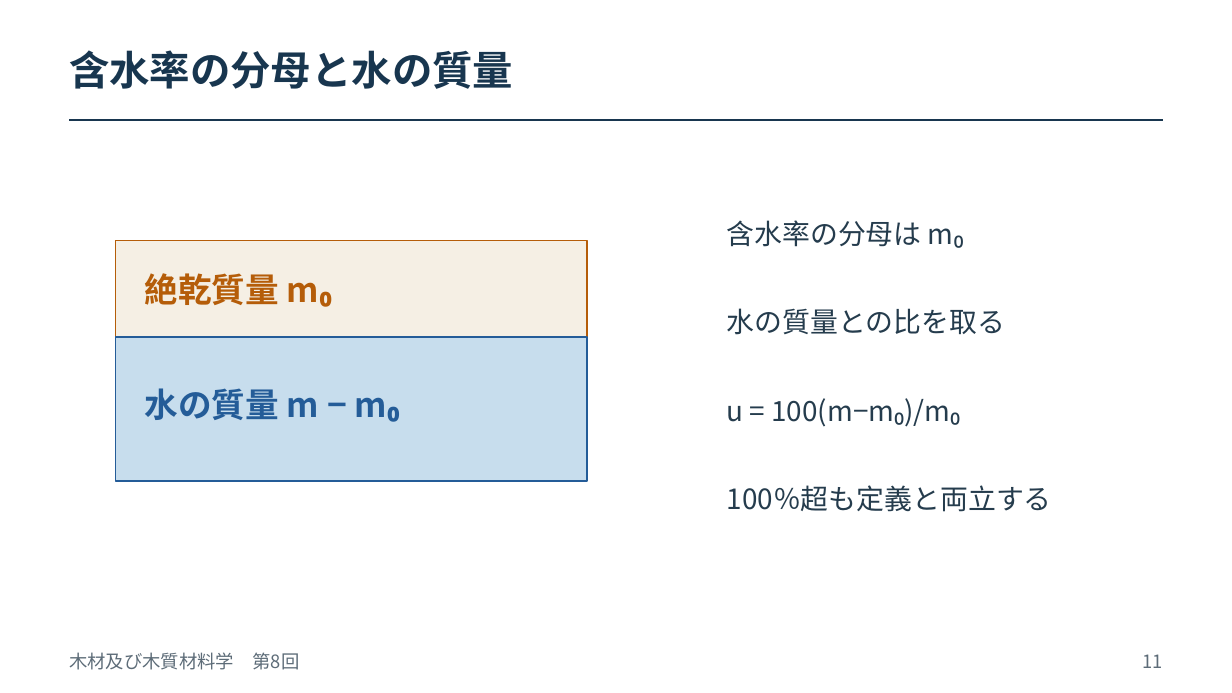
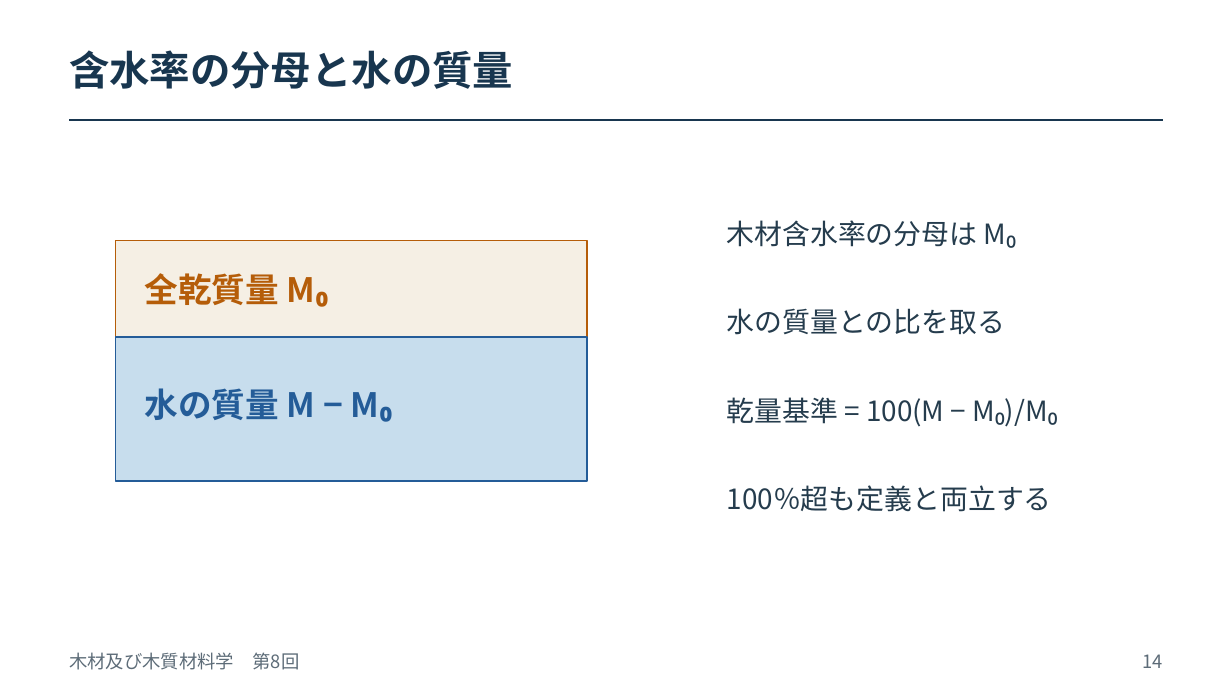
Before and after one commit to zooc-14calbp/wood-science-course, a slide deck: slide 14 of 第08回/08_木材と水.pptx (slide 11 before the commit). Drawn at 1232x693 pixels with LibreOffice and Linux fonts; fonts in the diff are those of the drawing. Boxes give left, top, right and bottom in pixels: in the first picture for what was removed or moved away, otherwise in the second. Text is boxed around its words. In the diff, an @@ line names an element or a change of style, - is before the commit and + after.

```diff
--- a/第08回/08_木材と水.pptx
+++ b/第08回/08_木材と水.pptx
@@ text at (727,220,1016,248): text changed @@
-含水率の分母は m₀
+木材含水率の分母は M₀
@@ text at (144,273,328,307): text changed @@
-絶乾質量 m₀
+全乾質量 M₀
@@ text at (144,388,393,422): text changed @@
-水の質量 m − m₀
+水の質量 M − M₀
@@ text at (727,397,944,427): text changed @@
-u = 100(m−m₀)/m₀
+乾量基準 = 100(M − M₀)/M₀
@@ text at (1142,654,1162,668): text changed @@
-11
+14
```
Also in this commit, not shown: 15 other slides changed, 4 slides added, 1 slide removed, 12 other files.
